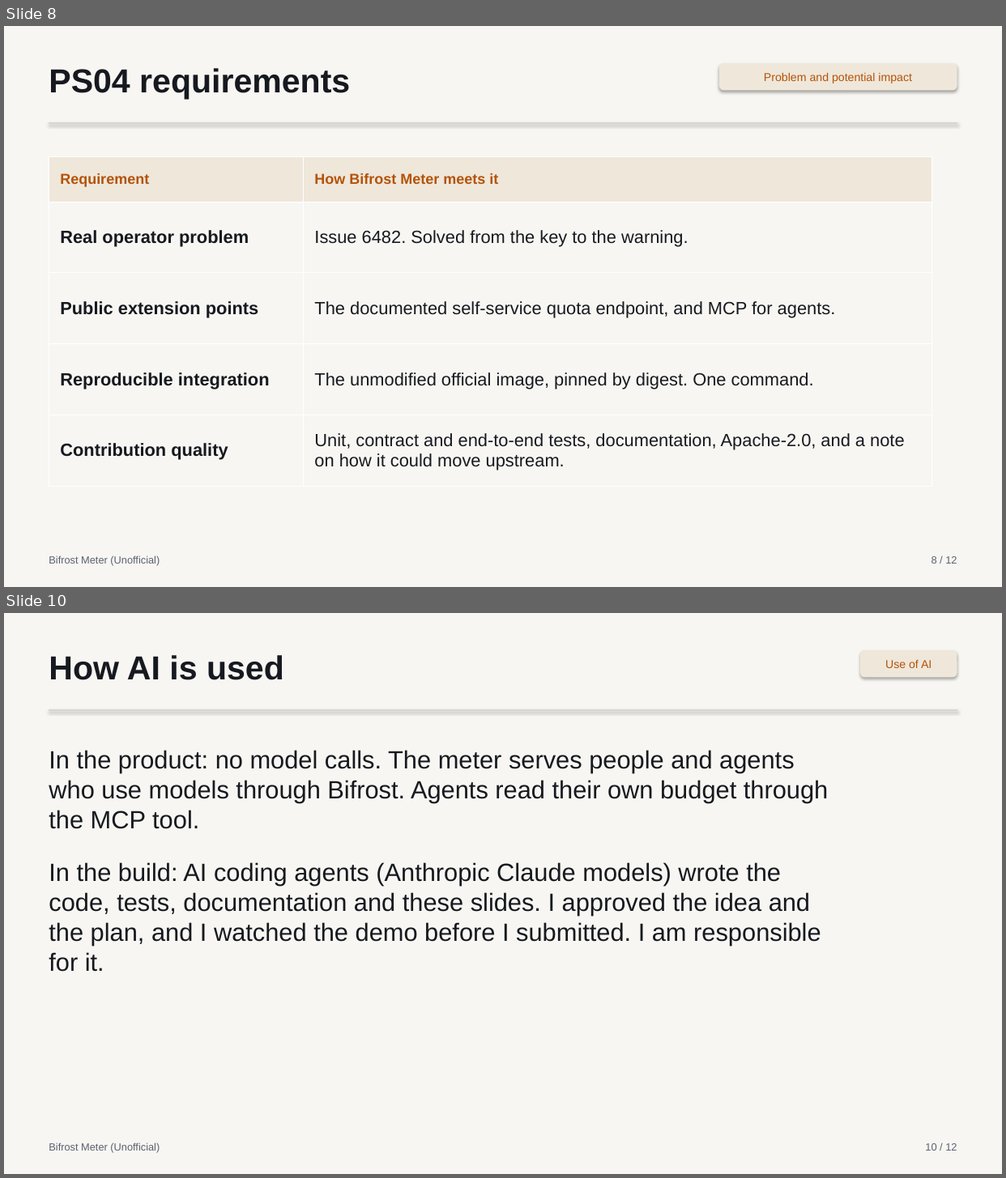
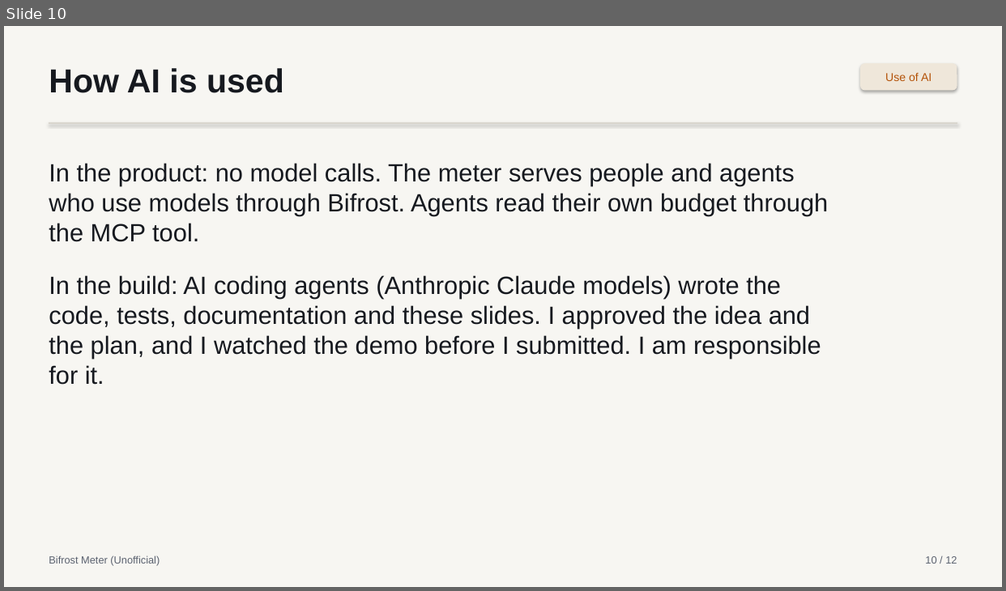
Before and after one commit to aimanmalib/bifrost-meter, a slide deck: deck/bifrost-meter.pptx. Shown one above the other, each under a label of ours: slides 8 and 10 before the commit, slide 10 after it; the slides between them are not shown. The pictures are 1006x1178 and 1006x591 pixels, drawn with LibreOffice and Linux fonts; fonts in the diff are those of the drawing. Boxes give left, top, right and bottom in pixels: in the first picture for what was removed or moved away, otherwise in the second. Text is boxed around its words. In the diff, an @@ line names an element or a change of style, - is before the commit and + after.

```diff
--- a/deck/bifrost-meter.pptx
+++ b/deck/bifrost-meter.pptx
@@ slide 8 removed at (4, 26, 1002, 587), background #F7F6F2 @@
@@ text removed at (49, 68, 350, 99) @@
-PS04 requirements
@@ rounded rectangle removed at (720, 63, 957, 90) @@
-Problem and potential impact
@@ line removed from (49, 123) to (957, 123) @@
@@ table removed at (49, 157, 932, 486), 5 rows, 2 columns @@
-Requirement | How Bifrost Meter meets it
-Real operator problem | Issue 6482. Solved from the key to the warning.
-Public extension points | The documented self-service quota endpoint, and MCP for agents.
-Reproducible integration | The unmodified official image, pinned by digest. One command.
-Contribution quality | Unit, contract and end-to-end tests, documentation, Apache-2.0, and a note on how it could move upstream.
@@ text removed at (49, 556, 160, 566) @@
-Bifrost Meter (Unofficial)
@@ text removed at (931, 557, 957, 564) @@
-8 / 12
```
Also in this commit, not shown: 7 slides changed, 1 slide added, 2 other files.
